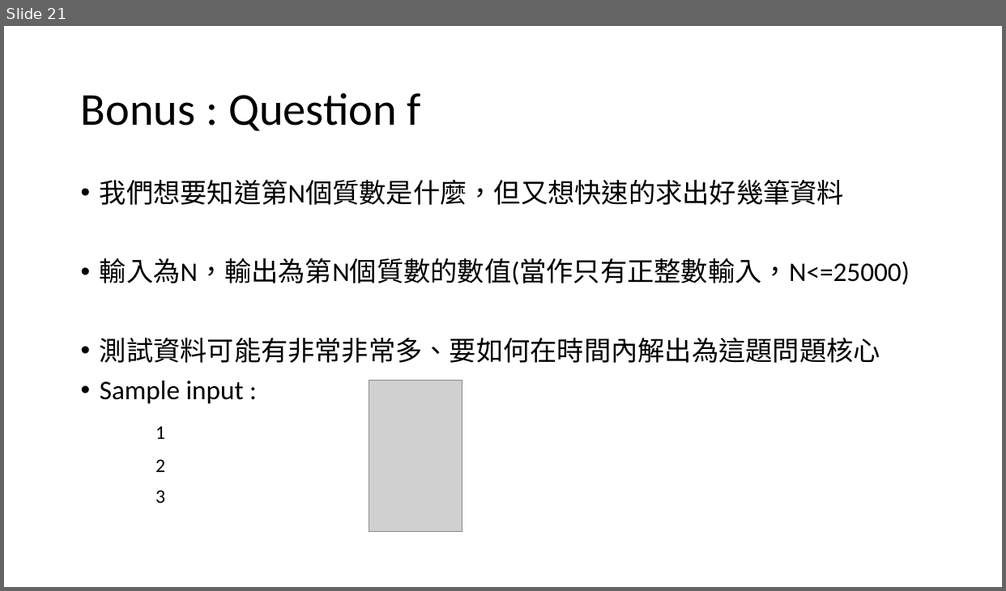
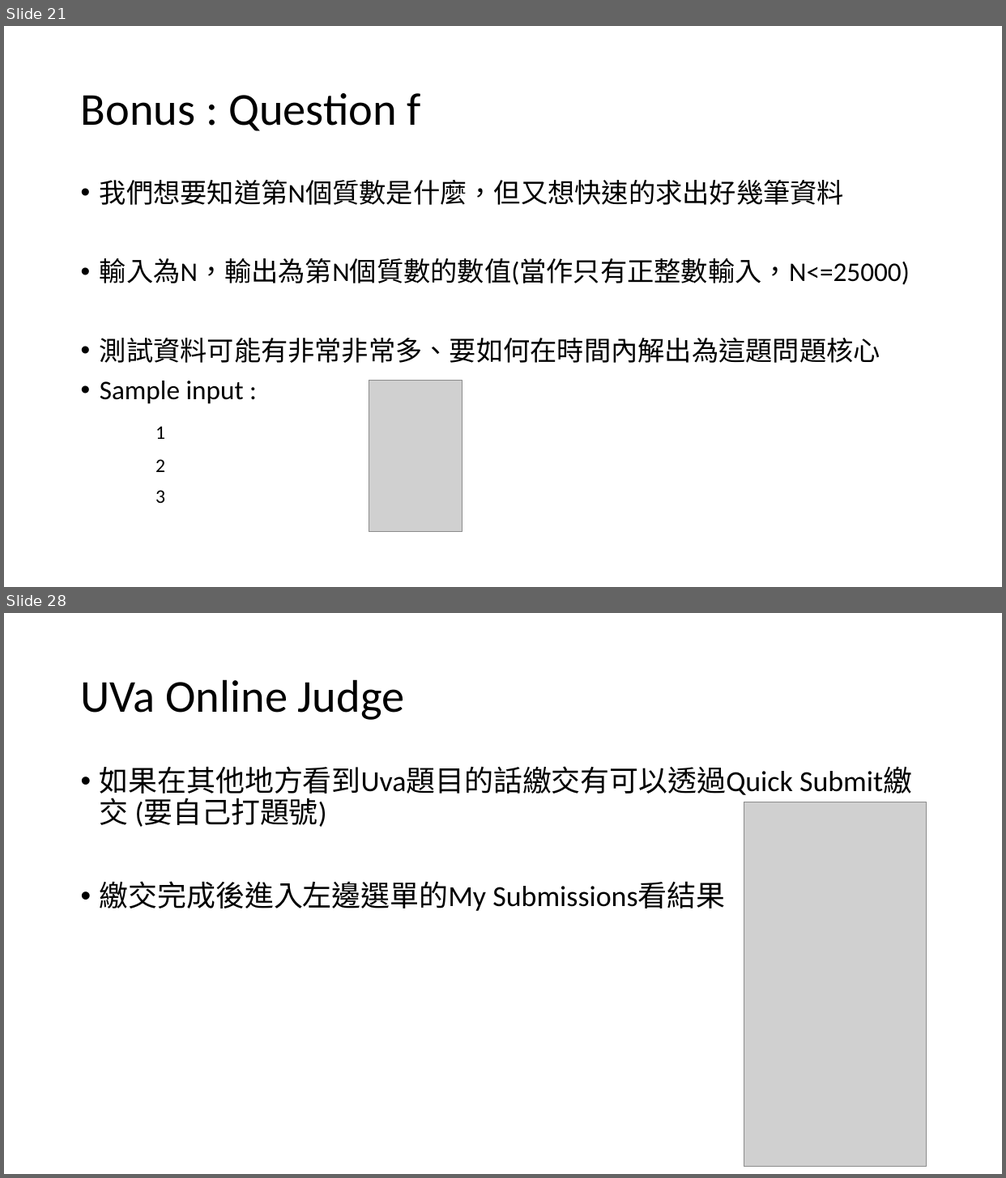
Before and after one commit to TheLurkingCat/Introduction-to-Computers-and-Programming, a slide deck: hw5/hw5.pptx. Shown one above the other, each under a label of ours: slide 21 before the commit, slides 21 and 28 after it; the slides between them are not shown. The pictures are 1006x591 and 1006x1178 pixels, drawn with LibreOffice and Linux fonts; fonts in the diff are those of the drawing; grey boxes stand for pictures. Boxes give left, top, right and bottom in pixels: in the first picture for what was removed or moved away, otherwise in the second. Text is boxed around its words. In the diff, an @@ line names an element or a change of style, - is before the commit and + after.

```diff
--- a/hw5/hw5.pptx
+++ b/hw5/hw5.pptx
@@ slide 28 added at (x1=4, y1=613, x2=1002, y2=1174), background #FFFFFF @@
@@ title added at (x1=81, y1=679, x2=404, y2=720), 44 pt, text #000000 @@
+UVa Online Judge
@@ text added at (x1=100, y1=766, x2=793, y2=911), 28 pt, text #000000 @@
+• 如果在其他地方看到Uva題目的話繳交有可以透過Quick Submit繳交 (要自己打題號)
+• 繳交完成後進入左邊選單的My Submissions看結果
@@ picture added at (x1=744, y1=803, x2=927, y2=1168) @@
```
Also in this commit, not shown: 3 slides changed, 13 other slides added, 3 other files.
